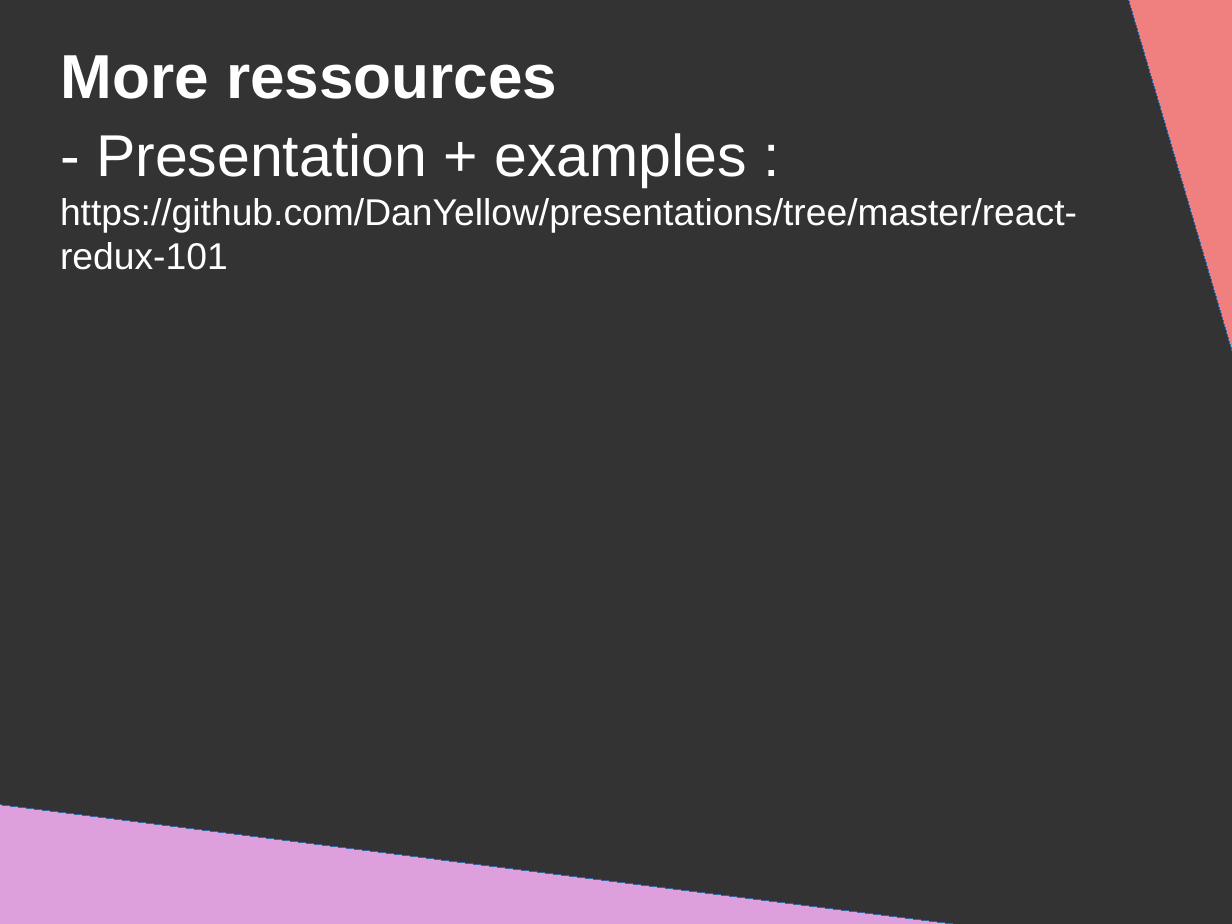
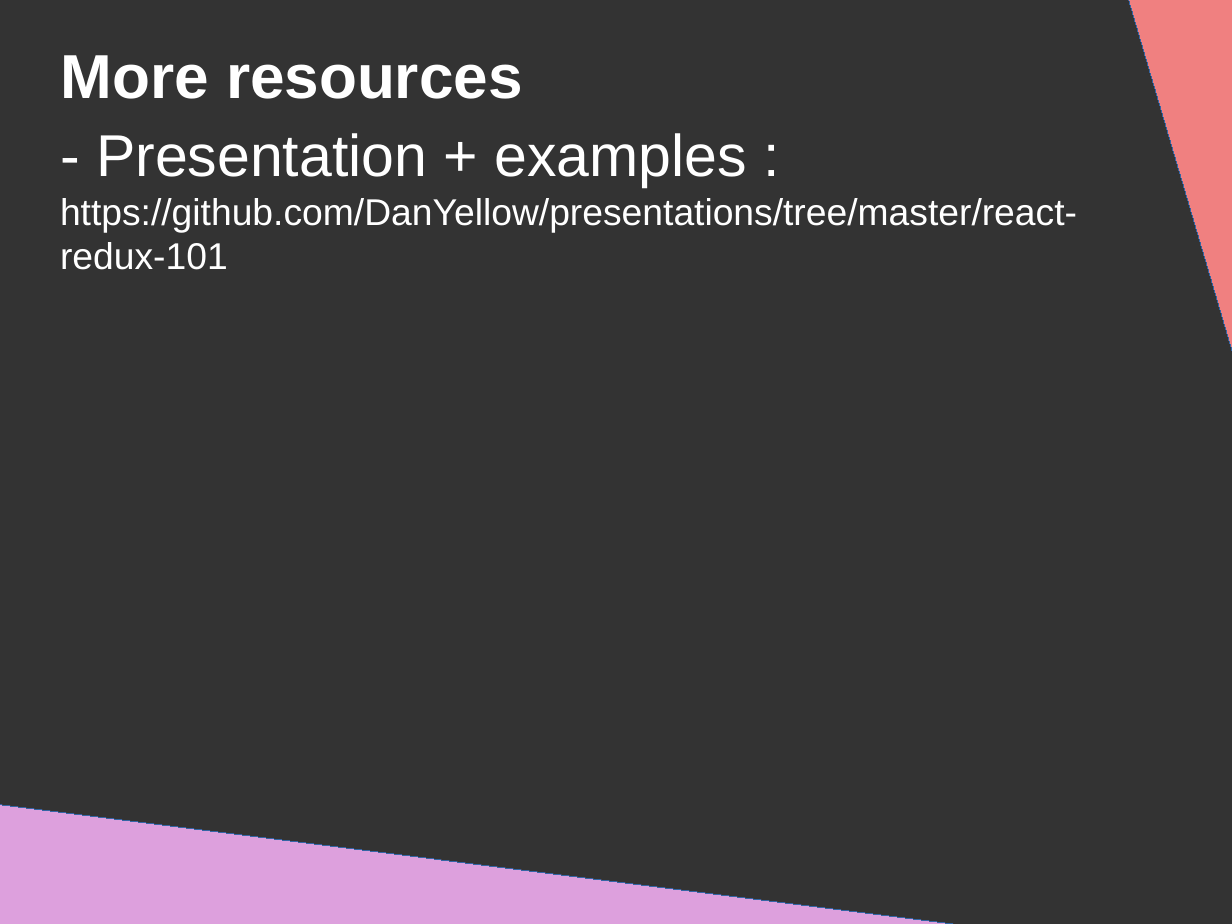
Before and after one commit to DanYellow/presentations, a slide deck: slide 74 of react-redux-101/presentation.odp. Drawn at 1232x924 pixels with LibreOffice and Linux fonts; fonts in the diff are those of the drawing. Boxes give left, top, right and bottom in pixels: in the first picture for what was removed or moved away, otherwise in the second. Text is boxed around its words. In the diff, an @@ line names an element or a change of style, - is before the commit and + after.

```diff
--- a/react-redux-101/presentation.odp
+++ b/react-redux-101/presentation.odp
@@ title at (61,55,523,99): text changed @@
-More ressources
+More resources
```
Also in this commit, not shown: 1 other slide changed, 1 slide removed, 1 other file.
